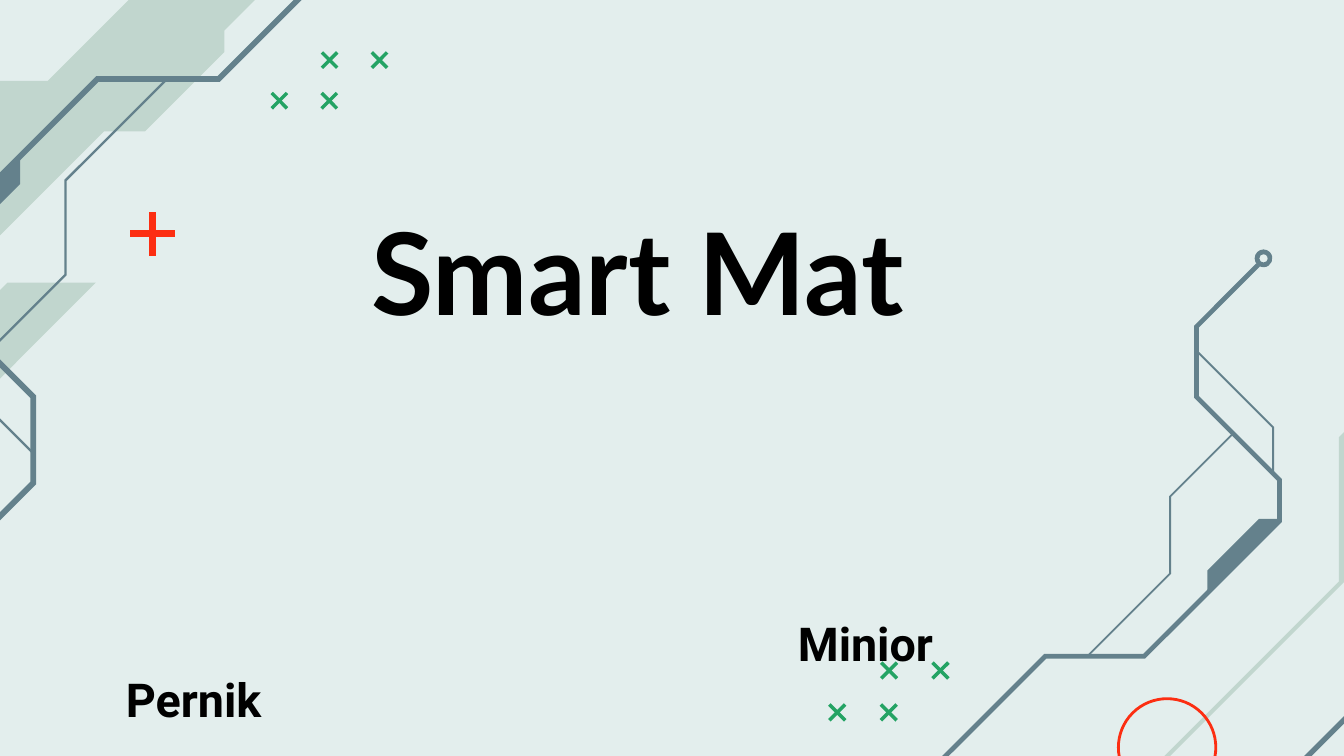
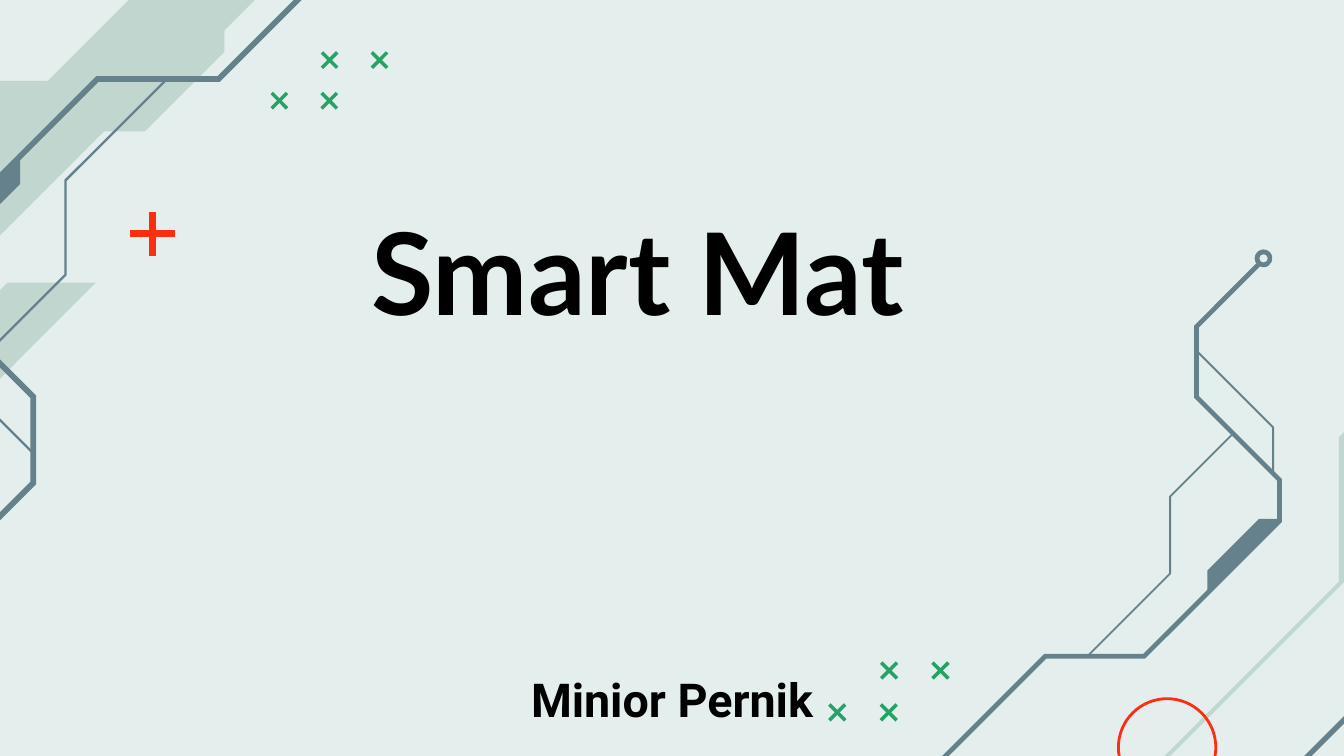
Before and after one commit to DunevTsvetomir/HACKTUES11, a slide deck: slide 1 of Smart Mat.pptx. Drawn at 1344x756 pixels with LibreOffice and Linux fonts; fonts in the diff are those of the drawing. Boxes give left, top, right and bottom in pixels: in the first picture for what was removed or moved away, otherwise in the second. Text is boxed around its words. In the diff, an @@ line names an element or a change of style, - is before the commit and + after.

```diff
--- a/Smart Mat.pptx
+++ b/Smart Mat.pptx
@@ subtitle "Minior Pernik" moved from (x1=798, y1=626, x2=933, y2=671) to (x1=531, y1=682, x2=813, y2=718) @@
@@ subtitle "Minior Pernik" at (x1=531, y1=682, x2=813, y2=718): alignment left to centre @@
```
Also in this commit, not shown: 6 other slides changed, 4 other files.
